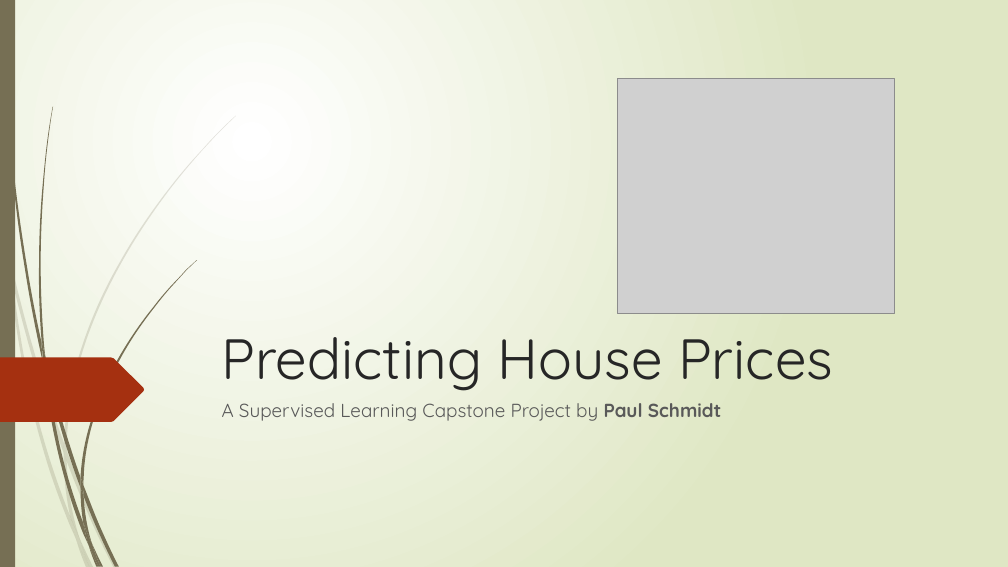
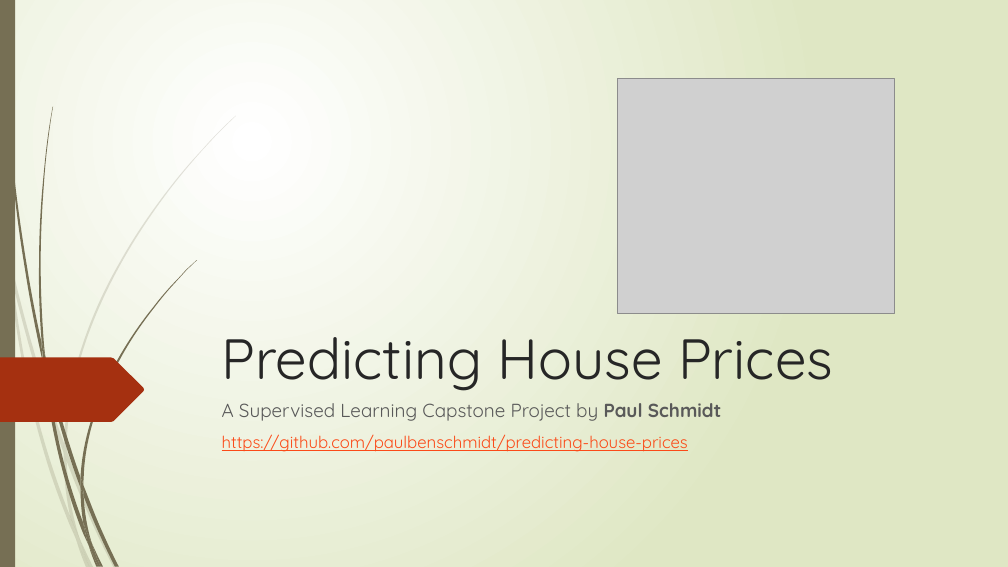
Before and after one commit to paulbenschmidt/predicting-house-prices, a slide deck: slide 1 of Predicting House Prices Presentation.pptx. Drawn at 1008x567 pixels with LibreOffice and Linux fonts; fonts in the diff are those of the drawing; grey boxes stand for pictures. Boxes give left, top, right and bottom in pixels: in the first picture for what was removed or moved away, otherwise in the second. Text is boxed around its words. In the diff, an @@ line names an element or a change of style, - is before the commit and + after.

```diff
--- a/Predicting House Prices Presentation.pptx
+++ b/Predicting House Prices Presentation.pptx
@@ subtitle at [222, 434, 688, 452]: paragraph added @@
+https://github.com/paulbenschmidt/predicting-house-prices
```
Also in this commit, not shown: 2 other slides changed, 1 slide added.
